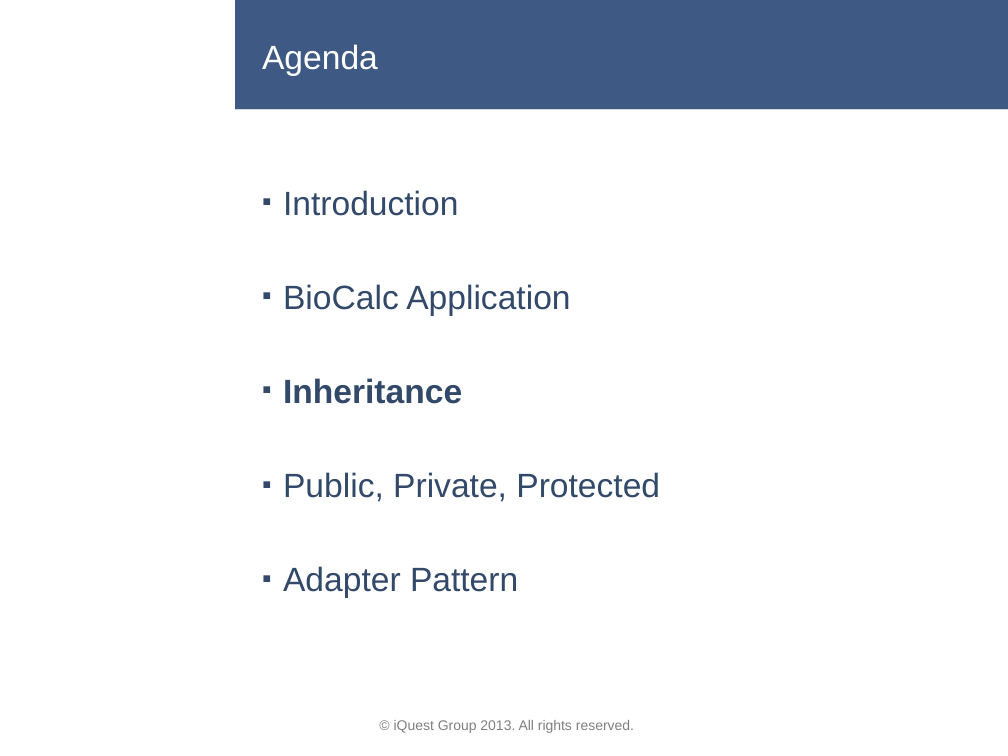
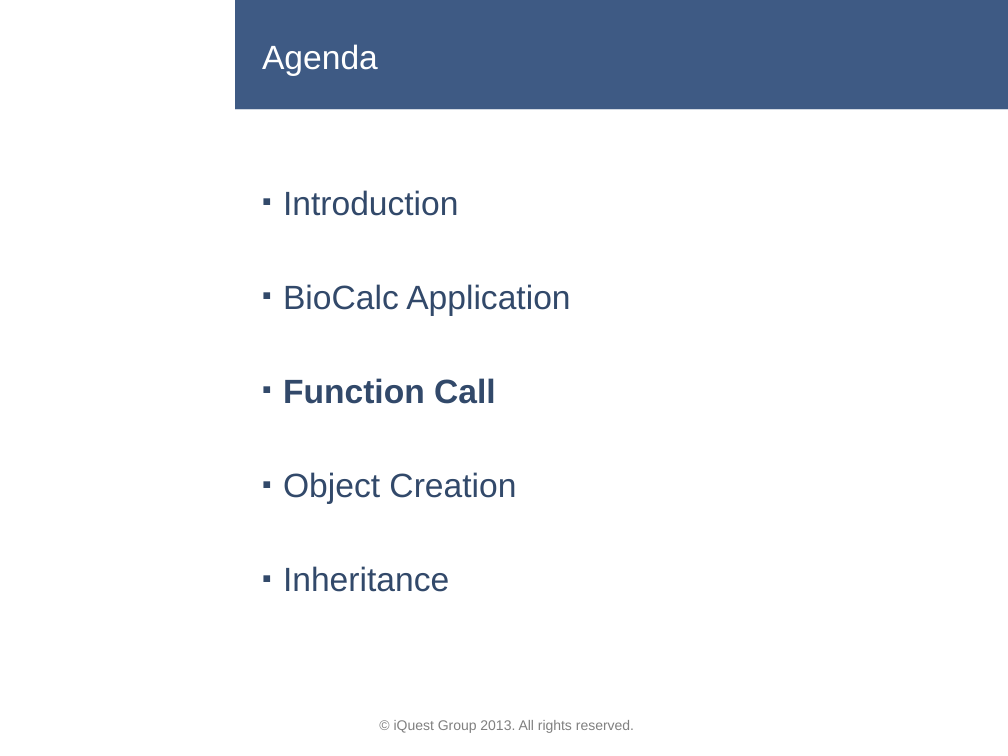
Before and after one commit to lastunicorn/BioCalcJs, a slide deck: slide 8 of doc/BioCalc Presentation.pptx. Drawn at 1008x756 pixels with LibreOffice and Linux fonts; fonts in the diff are those of the drawing; background and template pictures are left out. Boxes give left, top, right and bottom in pixels: in the first picture for what was removed or moved away, otherwise in the second. Text is boxed around its words. In the diff, an @@ line names an element or a change of style, - is before the commit and + after.

Commit message:
i reduced the presentation. i cut it after the inheritance. i also created a helper function that sets the prototype property and constructor on a function.

```diff
--- a/doc/BioCalc Presentation.pptx
+++ b/doc/BioCalc Presentation.pptx
@@ text at box(283, 378, 516, 504): paragraphs added @@
+▪ Function Call
+▪ Object Creation
@@ text at box(283, 472, 660, 598): paragraphs removed @@
-▪ Public, Private, Protected
-▪ Adapter Pattern
@@ text at box(283, 566, 449, 592): bold off in "Inheritance" @@
```
Also in this commit, not shown: 11 other slides changed, 2 slides added, 7 slides removed, 3 other files.
